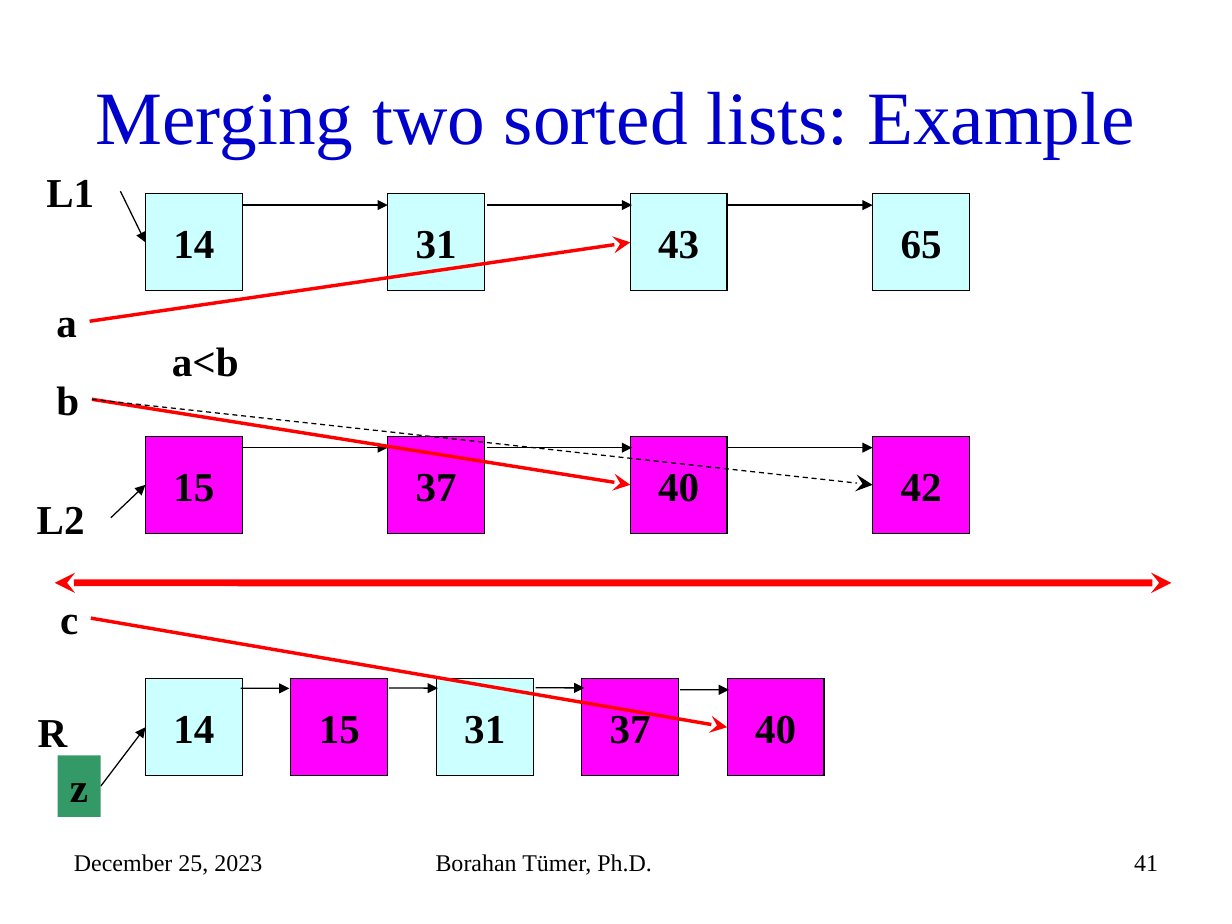
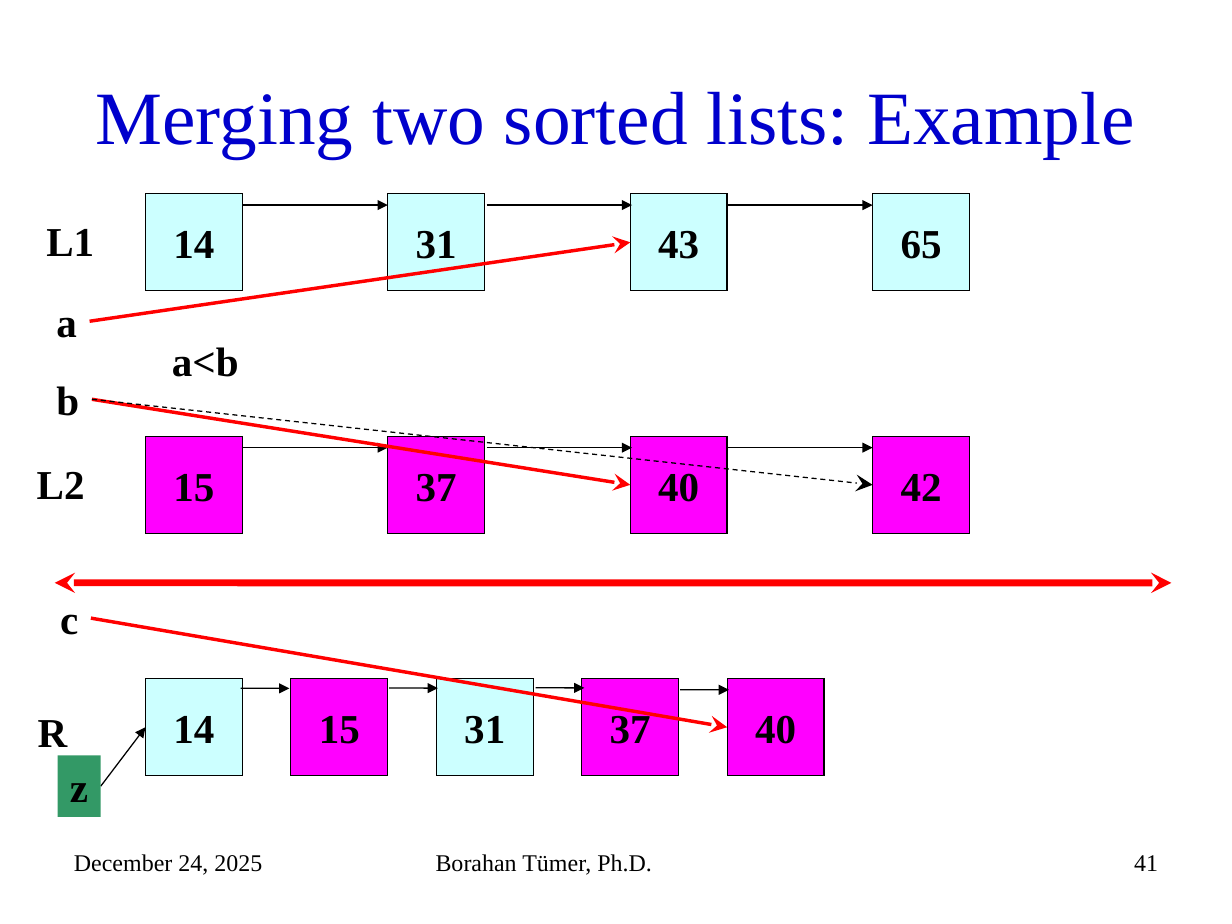
Before and after one commit to mehmetkayacse/cse225, a slide deck: slide 41 of files/Week9.pptx. Drawn at 1232x924 pixels with LibreOffice and Linux fonts; fonts in the diff are those of the drawing. Boxes give left, top, right and bottom in pixels: in the first picture for what was removed or moved away, otherwise in the second. Text is boxed around its words. In the diff, an @@ line names an element or a change of style, - is before the commit and + after.

```diff
--- a/files/Week9.pptx
+++ b/files/Week9.pptx
@@ text "L1": place and size @@
-text "L1" at <box>46,180,94,207</box>
+text "L1" at <box>46,229,94,256</box>
@@ arrow removed from (121, 191) to (145, 243) @@
@@ text "L2": place and size @@
-text "L2" at <box>37,506,85,534</box>
+text "L2" at <box>37,471,85,499</box>
@@ arrow removed from (111, 517) to (145, 485) @@
@@ text at <box>74,854,262,875</box>: text changed @@
-December 25, 2023
+December 24, 2025
```
Also in this commit, not shown: 85 other slides changed, 4 other files.
